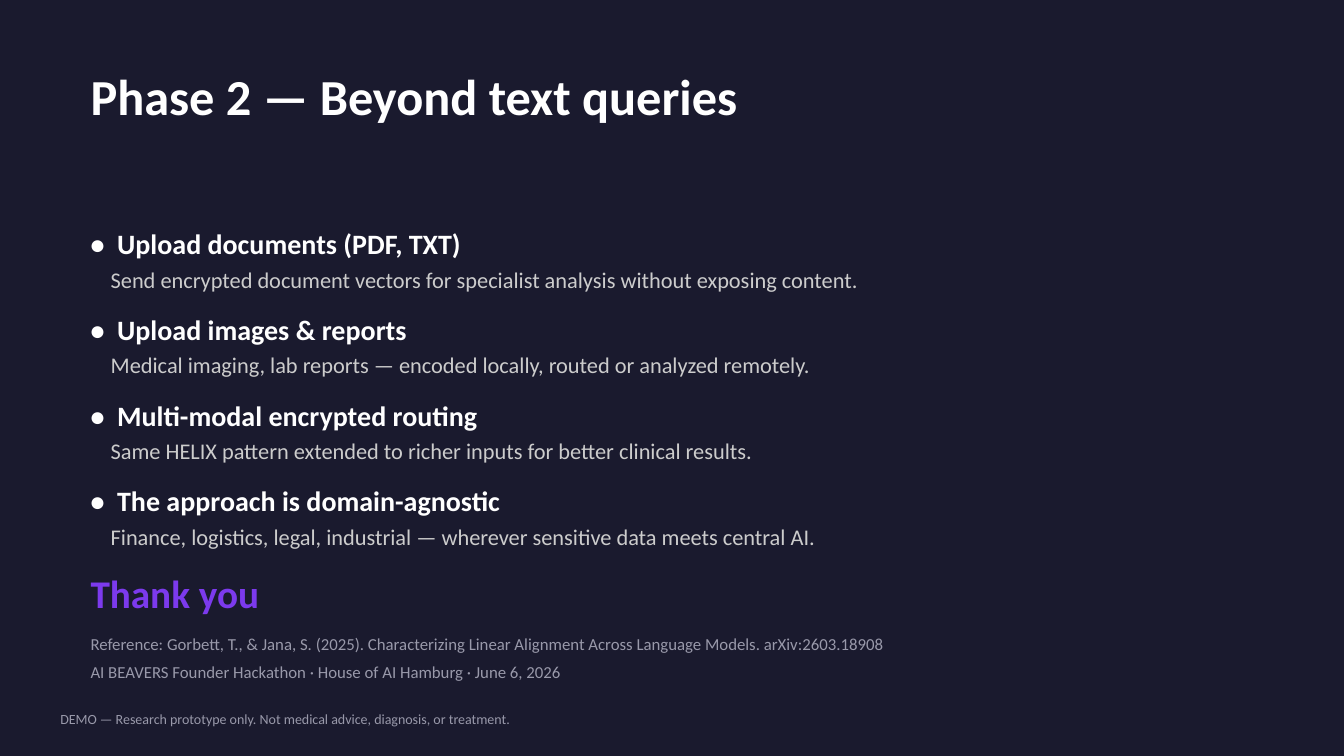
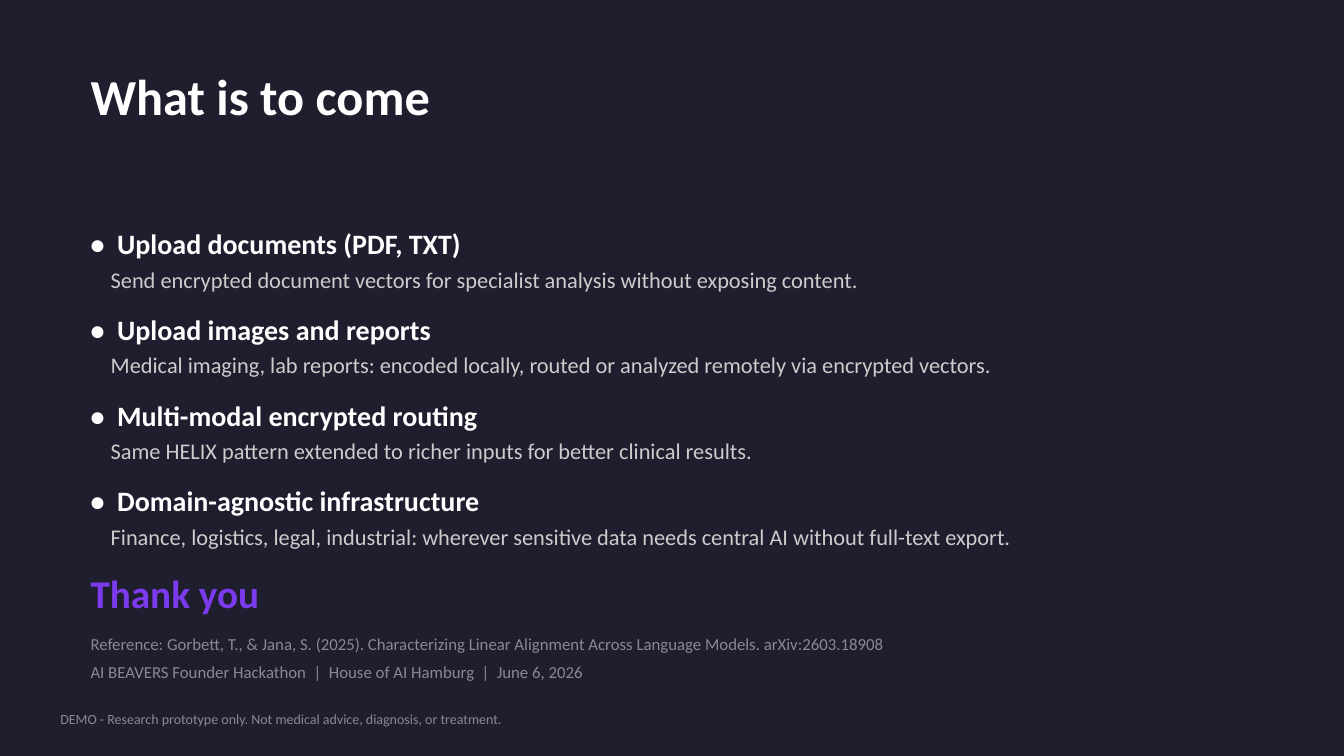
Before and after one commit to janpauldahlke/CrossMind, a slide deck: slide 7 of hackathon_docs/CrossMind_Pitch_Deck.pptx. Drawn at 1344x756 pixels with LibreOffice and Linux fonts; fonts in the diff are those of the drawing. Boxes give left, top, right and bottom in pixels: in the first picture for what was removed or moved away, otherwise in the second. Text is boxed around its words. In the diff, an @@ line names an element or a change of style, - is before the commit and + after.

```diff
--- a/hackathon_docs/CrossMind_Pitch_Deck.pptx
+++ b/hackathon_docs/CrossMind_Pitch_Deck.pptx
@@ background #1A1A2E to #1E1E2E @@
@@ text at [91, 79, 430, 116]: text changed @@
-Phase 2 — Beyond text queries
+What is to come
@@ text at [111, 320, 990, 377]: text changed @@
-• Upload images & reports
-Medical imaging, lab reports — encoded locally, routed or analyzed remotely.
+• Upload images and reports
+Medical imaging, lab reports: encoded locally, routed or analyzed remotely via encrypted vectors.
@@ text at [111, 491, 1010, 549]: text changed @@
-• The approach is domain-agnostic
-Finance, logistics, legal, industrial — wherever sensitive data meets central AI.
+• Domain-agnostic infrastructure
+Finance, logistics, legal, industrial: wherever sensitive data needs central AI without full-text export.
@@ text at [91, 638, 883, 653]: text colour #9999AA to #888899 in "Reference: Gorbett, T., & Jana, S. (2025). ..." @@
@@ text at [91, 666, 583, 681]: text changed; text colour #9999AA to #888899 @@
-AI BEAVERS Founder Hackathon · House of AI Hamburg · June 6, 2026
+AI BEAVERS Founder Hackathon | House of AI Hamburg | June 6, 2026
@@ text at [60, 714, 502, 726]: text changed; text colour #9999AA to #888899 @@
-DEMO — Research prototype only. Not medical advice, diagnosis, or treatment.
+DEMO - Research prototype only. Not medical advice, diagnosis, or treatment.
```
Also in this commit, not shown: 6 other slides changed, 4 other files.
